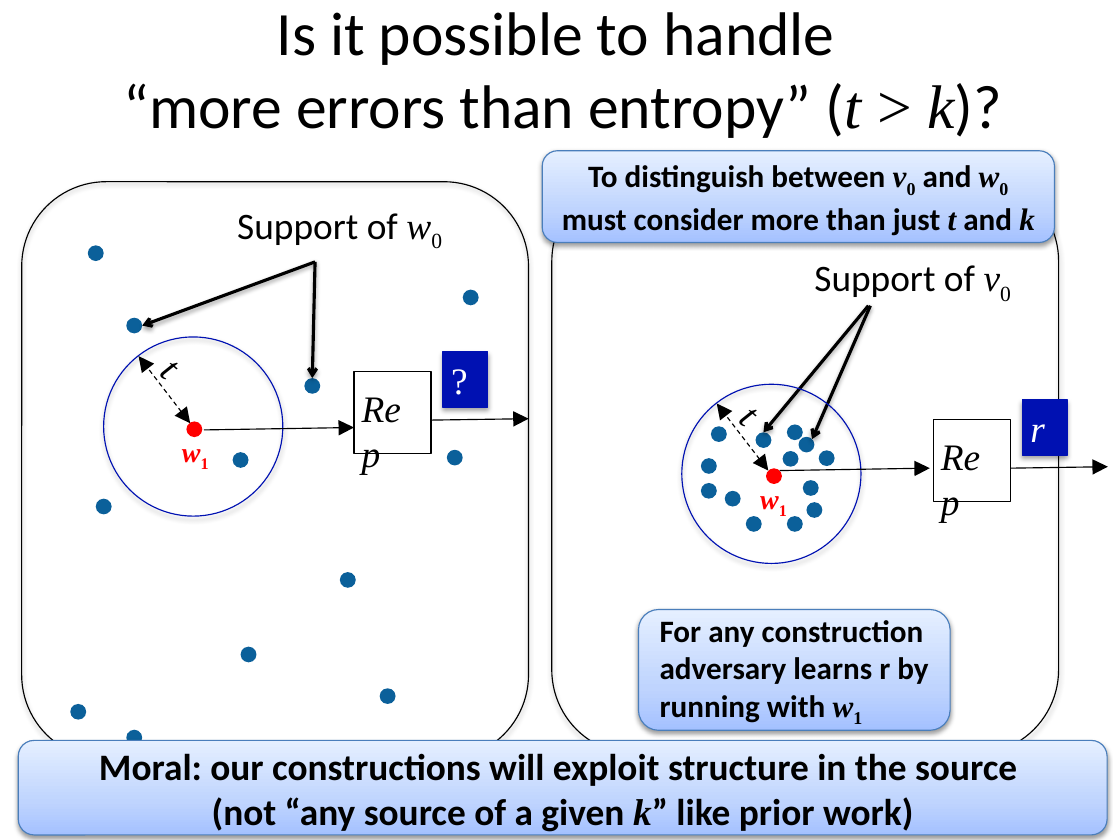
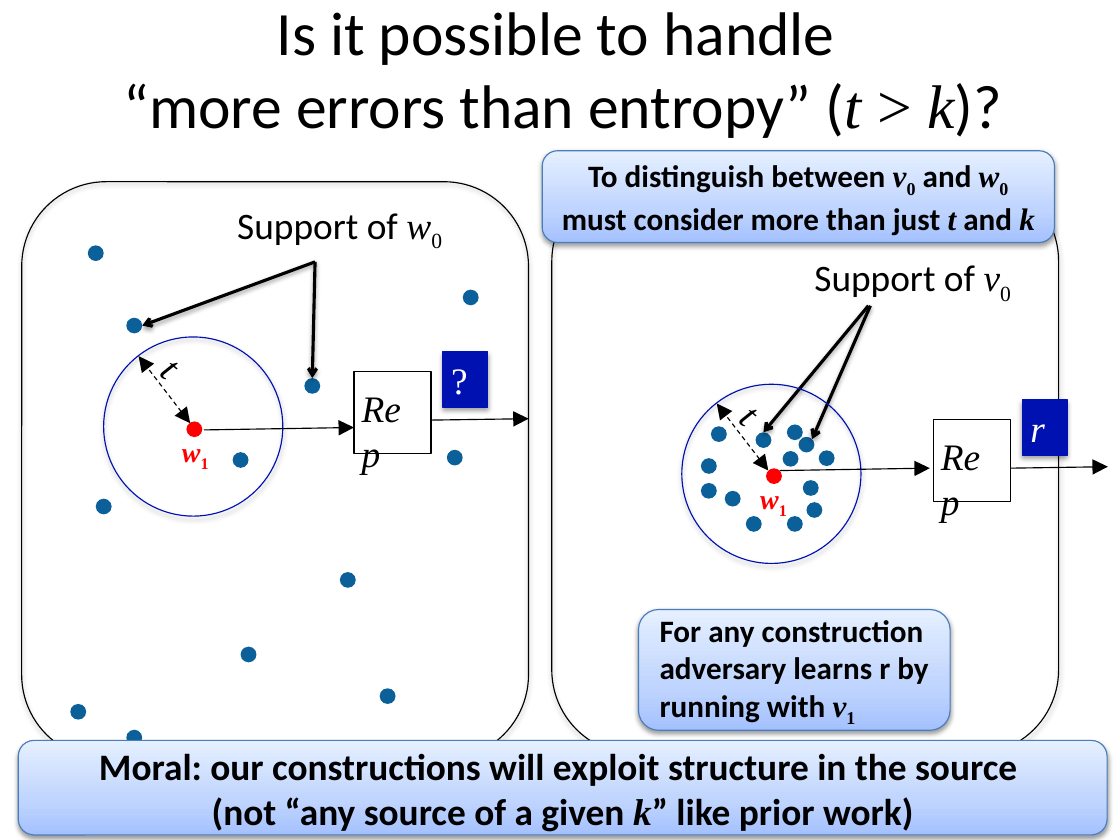
Before and after one commit to xianruimeng/comp-fuzzy-ext, a slide deck: slide 17 of constantRate/MoreErrorsThanEntropy-Brown.pptx. Drawn at 1120x840 pixels with LibreOffice and Linux fonts; fonts in the diff are those of the drawing. Boxes give left, top, right and bottom in pixels: in the first picture for what was removed or moved away, otherwise in the second. Text is boxed around its words. In the diff, an @@ line names an element or a change of style, - is before the commit and + after.

```diff
--- a/constantRate/MoreErrorsThanEntropy-Brown.pptx
+++ b/constantRate/MoreErrorsThanEntropy-Brown.pptx
@@ text in rounded rectangle at [660, 620, 928, 723]: text changed @@
-For any construction adversary learns r by running with w1
+For any construction adversary learns r by running with v1
```
Also in this commit, not shown: 2 other slides changed.
